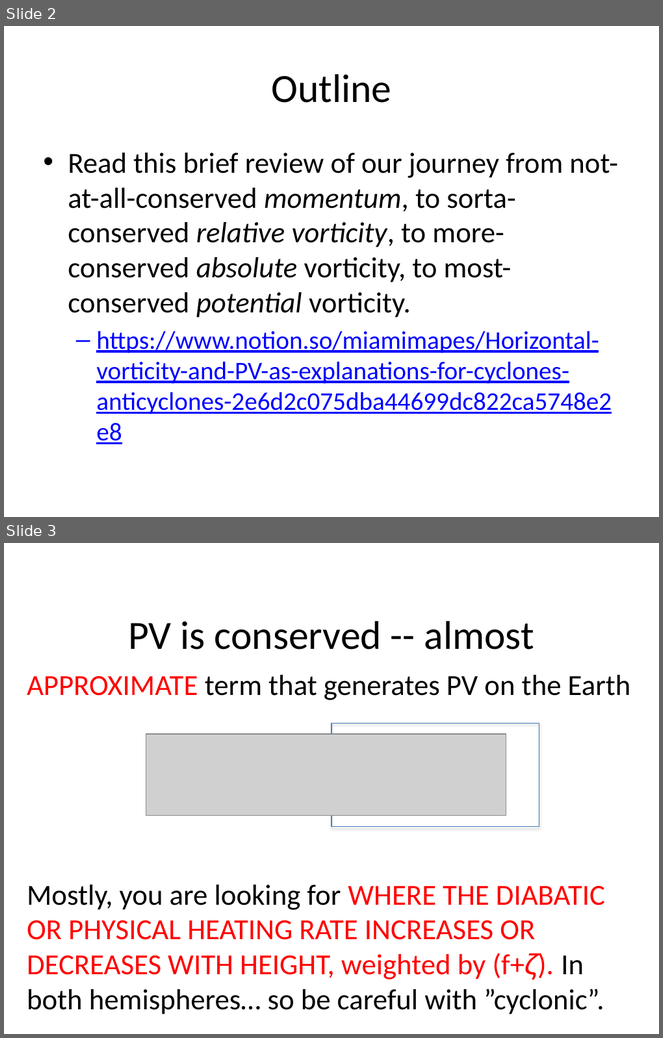
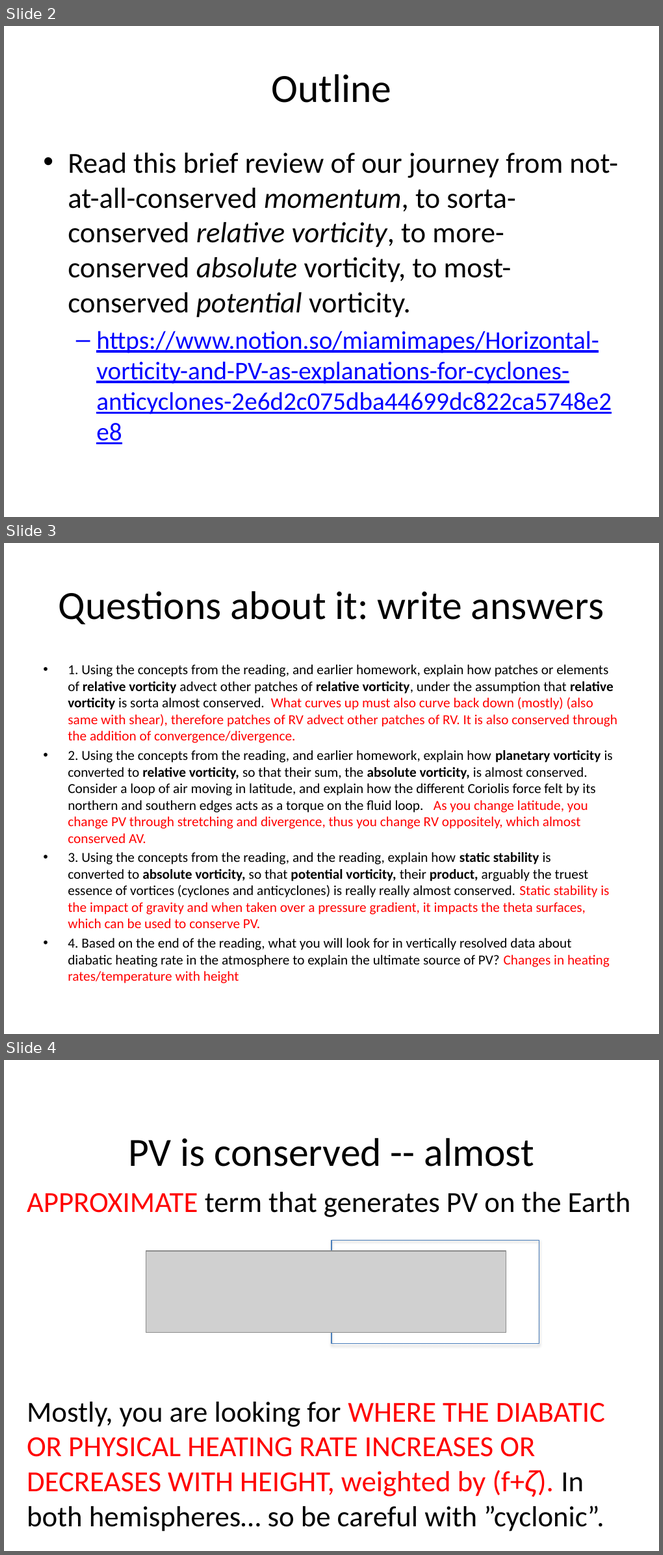
Before and after one commit to lblbug/ATM651_IntroAtmDynamics, a slide deck: Looney_PV_budget_heatingrates_spinupconcept.pptx. Shown one above the other, each under a label of ours: slides 2 and 3 before the commit, slides 2, 3 and 4 after it. The pictures are 663x1038 and 663x1555 pixels, drawn with LibreOffice and Linux fonts; fonts in the diff are those of the drawing; grey boxes stand for pictures. Boxes give left, top, right and bottom in pixels: in the first picture for what was removed or moved away, otherwise in the second. Text is boxed around its words. In the diff, an @@ line names an element or a change of style, - is before the commit and + after.

Commit message:
Update Hw
fixed questions at beginning

```diff
--- a/Looney_PV_budget_heatingrates_spinupconcept.pptx
+++ b/Looney_PV_budget_heatingrates_spinupconcept.pptx
@@ slide 3 added at (4, 543, 659, 1034), background #FFFFFF @@
@@ title added at (59, 591, 604, 624), 44 pt, text #000000 @@
+Questions about it: write answers
@@ text added at (68, 665, 618, 984), 15.2 pt, text #000000 @@
+• 1. Using the concepts from the reading, and earlier homework, explain how patches or elements of relative vorticity advect other patches of relative vorticity, under the assumption that relative vorticity is sorta almost conserved. What curves up must also curve back down (mostly) (also same with shear), therefore patches of RV advect other patches of RV. It is also conserved through the addition of convergence/divergence.
+• 2. Using the concepts from the reading, and earlier homework, explain how planetary vorticity is converted to relative vorticity, so that their sum, the absolute vorticity, is almost conserved. Consider a loop of air moving in latitude, and explain how the different Coriolis force felt by its northern and southern edges acts as a torque on the fluid loop. As you change latitude, you change PV through stretching and divergence, thus you change RV oppositely, which almost conserved AV.
+• 3. Using the concepts from the reading, and the reading, explain how static stability is converted to absolute vorticity, so that potential vorticity, their product, arguably the truest essence of vortices (cyclones and anticyclones) is really really almost conserved. Static stability is the impact of gravity and when taken over a pressure gradient, it impacts the theta surfaces, which can be used to conserve PV.
+• 4. Based on the end of the reading, what you will look for in vertically resolved data about diabatic heating rate in the atmosphere to explain the ultimate source of PV? Changes in heating rates/temperature with height
@@ what was slide 3 is now slide 4 @@
```
